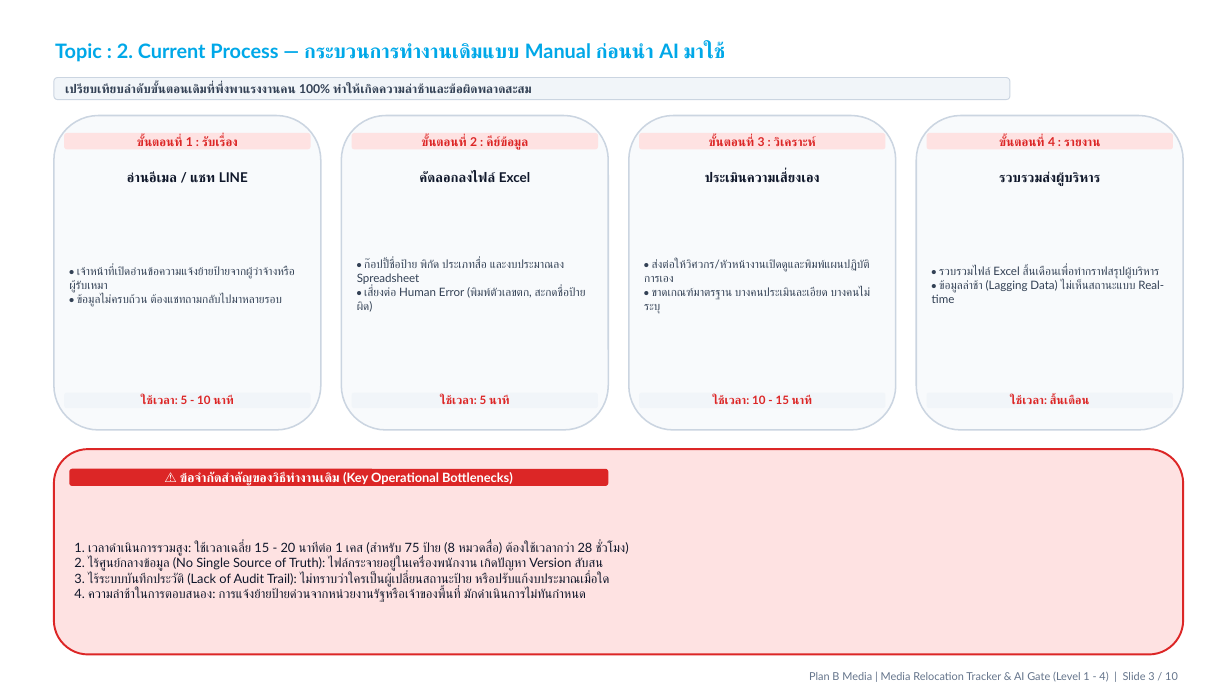
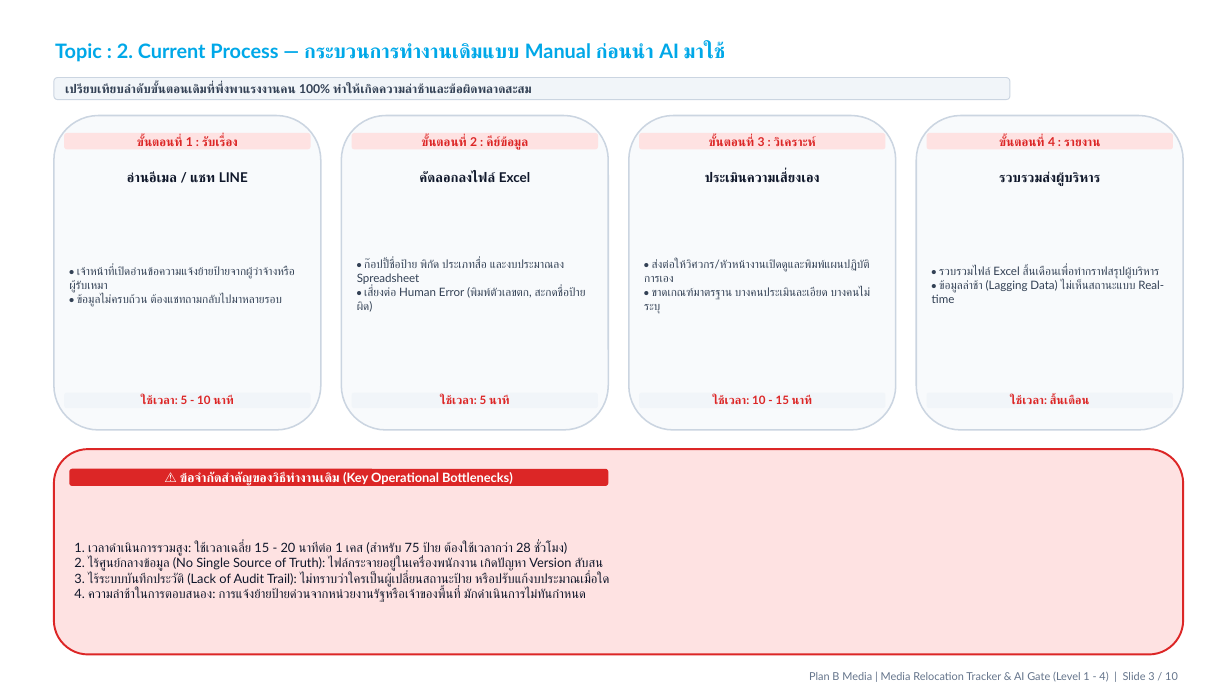
Before and after one commit to wasusangthong-sketch/media_relocation_dist, a slide deck: slide 3 of AI_Gate_Committee_Presentation_10slides.pptx. Drawn at 1232x693 pixels with LibreOffice and Linux fonts; fonts in the diff are those of the drawing; background and template pictures are left out. Boxes give left, top, right and bottom in pixels: in the first picture for what was removed or moved away, otherwise in the second. Text is boxed around its words. In the diff, an @@ line names an element or a change of style, - is before the commit and + after.

```diff
--- a/AI_Gate_Committee_Presentation_10slides.pptx
+++ b/AI_Gate_Committee_Presentation_10slides.pptx
@@ text at (74, 542, 567, 556): text changed @@
-1. เวลาดำเนินการรวมสูง: ใช้เวลาเฉลี่ย 15 - 20 นาทีต่อ 1 เคส (สำหรับ 75 ป้าย (8 หมวดสื่อ) ต้องใช้เวลากว่า 28 ชั่วโมง)
+1. เวลาดำเนินการรวมสูง: ใช้เวลาเฉลี่ย 15 - 20 นาทีต่อ 1 เคส (สำหรับ 75 ป้าย ต้องใช้เวลากว่า 28 ชั่วโมง)
```
Also in this commit, not shown: 2 other slides changed, 1 other file.
